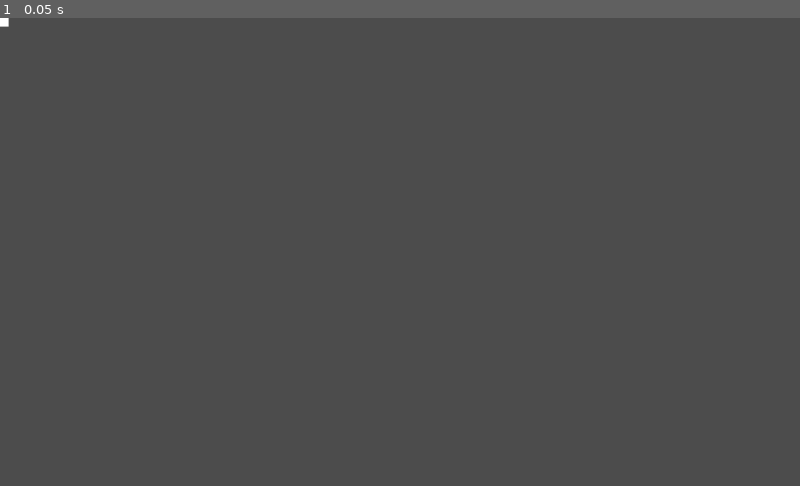
Above: before the commit, frame 1.
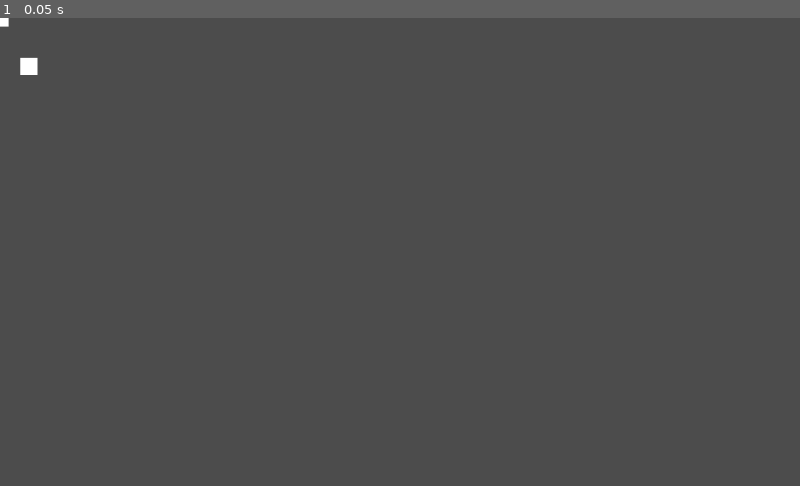
Above: after the commit, the same moment.

Repository: JMetropolis/AdventureGamu
Game: Godot game, scene res://Maps/Debug.tscn
The game is run twice, just before and just after one commit, with the same random seed, the same clock (stepped at 60 frames per second) and the same inputs.
Inputs:
- Up to frame 1 (0.05 s): no input

The runs differ from the first frame. In frame 1, less than 0.1% of the frame differs, in the area x 2-5%, y 8-13%.
Error after the commit: Parse Error: The method "move" isn't declared in the current class. (res://Scripts/Player.gd:34)

Commit message:
Basic Player
Basic player movement

Diff:
--- /dev/null
+++ b/Prefabs/Player.tscn
@@ -0,0 +1,27 @@
+[gd_scene load_steps=4 format=2]
+
+[ext_resource path="res://Scripts/Player.gd" type="Script" id=1]
+[ext_resource path="res://Textures/empty.png" type="Texture" id=2]
+
+[sub_resource type="RectangleShape2D" id=1]
+
+custom_solver_bias = 0.0
+extents = Vector2( 10, 10 )
+
+[node name="Player" type="KinematicBody2D"]
+
+input_pickable = false
+collision_layer = 1
+collision_mask = 1
+collision/safe_margin = 0.08
+script = ExtResource( 1 )
+speed = 500
+drag = 5
+
+[node name="Sprite" type="Sprite" parent="."]
+
+texture = ExtResource( 2 )
+
+[node name="CollisionShape2D" type="CollisionShape2D" parent="."]
+
+shape = SubResource( 1 )
--- a/Prefabs/Test.tscn
+++ b/Prefabs/Test.tscn
@@ -1,9 +1,14 @@
-[gd_scene load_steps=2 format=2]
+[gd_scene load_steps=3 format=2]
 
 [ext_resource path="res://Textures/empty.png" type="Texture" id=1]
+[ext_resource path="res://Prefabs/Player.tscn" type="PackedScene" id=2]
 
 [node name="Node2D" type="Node2D"]
 
 [node name="Sprite" type="Sprite" parent="."]
 
 texture = ExtResource( 1 )
+
+[node name="Player" parent="." instance=ExtResource( 2 )]
+
+position = Vector2( 37.3382, 61.9654 )
--- /dev/null
+++ b/Scripts/Player.gd
@@ -0,0 +1,41 @@
+extends KinematicBody2D
+
+var velocity = Vector2()
+var inputVec = Vector2()
+export var speed = 5
+export var drag = 5
+
+
+
+
+func _ready():
+
+	pass
+
+func _fixed_process(delta):
+
+	if Input.is_action_pressed("player_right") and inputVec.x != -1:
+		inputVec.x = 1
+	elif Input.is_action_pressed("player_left"):
+		inputVec.x = -1
+	else:
+		inputVec.x = 0
+
+	if Input.is_action_pressed("player_down") and inputVec.y != -1:
+		inputVec.y = 1
+	elif Input.is_action_pressed("player_up"):
+		inputVec.y = -1
+	else:
+		inputVec.y = 0
+
+	velocity -= velocity * GetFriction() * delta
+	velocity += inputVec * GetAcceleration() * delta
+
+	move(velocity *delta)
+	pass
+
+func GetFriction():
+	return drag
+
+func GetAcceleration():
+	return speed * drag
--- a/project.godot
+++ b/project.godot
@@ -1,4 +1,6 @@
 config_version=3
+
+config_version=null
 
 [application]
 
@@ -6,6 +8,25 @@
 run/main_scene="res://Maps/Debug.tscn"
 config/icon="res://icon.png"
 
+[input]
+
+player_left=[ Object(InputEventKey,"resource_local_to_scene":false,"resource_name":"","device":0,"alt":false,"shift":false,"control":false,"meta":false,"command":false,"pressed":false,"scancode":16777231,"unicode":0,"echo":false,"script":null)
+, Object(InputEventKey,"resource_local_to_scene":false,"resource_name":"","device":0,"alt":false,"shift":false,"control":false,"meta":false,"command":false,"pressed":false,"scancode":65,"unicode":0,"echo":false,"script":null)
+, Object(InputEventJoypadMotion,"resource_local_to_scene":false,"resource_name":"","device":0,"axis":0,"axis_value":-1.0,"script":null)
+ ]
+player_right=[ Object(InputEventKey,"resource_local_to_scene":false,"resource_name":"","device":0,"alt":false,"shift":false,"control":false,"meta":false,"command":false,"pressed":false,"scancode":68,"unicode":0,"echo":false,"script":null)
+, Object(InputEventKey,"resource_local_to_scene":false,"resource_name":"","device":0,"alt":false,"shift":false,"control":false,"meta":false,"command":false,"pressed":false,"scancode":16777233,"unicode":0,"echo":false,"script":null)
+, Object(InputEventJoypadMotion,"resource_local_to_scene":false,"resource_name":"","device":0,"axis":0,"axis_value":1.0,"script":null)
+ ]
+player_up=[ Object(InputEventKey,"resource_local_to_scene":false,"resource_name":"","device":0,"alt":false,"shift":false,"control":false,"meta":false,"command":false,"pressed":false,"scancode":87,"unicode":0,"echo":false,"script":null)
+, Object(InputEventKey,"resource_local_to_scene":false,"resource_name":"","device":0,"alt":false,"shift":false,"control":false,"meta":false,"command":false,"pressed":false,"scancode":16777232,"unicode":0,"echo":false,"script":null)
+, Object(InputEventJoypadMotion,"resource_local_to_scene":false,"resource_name":"","device":0,"axis":1,"axis_value":-1.0,"script":null)
+ ]
+player_down=[ Object(InputEventKey,"resource_local_to_scene":false,"resource_name":"","device":0,"alt":false,"shift":false,"control":false,"meta":false,"command":false,"pressed":false,"scancode":83,"unicode":0,"echo":false,"script":null)
+, Object(InputEventKey,"resource_local_to_scene":false,"resource_name":"","device":0,"alt":false,"shift":false,"control":false,"meta":false,"command":false,"pressed":false,"scancode":16777234,"unicode":0,"echo":false,"script":null)
+, Object(InputEventJoypadMotion,"resource_local_to_scene":false,"resource_name":"","device":0,"axis":1,"axis_value":1.0,"script":null)
+ ]
+
 [rendering]
 
 environment/default_environment="res://default_env.tres"
